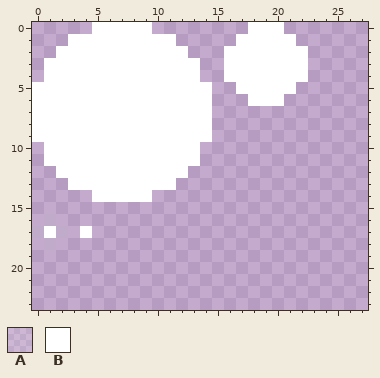
Two states of a pixel-art file, res/atlas/tiles.aseprite. The first picture shows the starting point.
256x256 pixels, 1 frame. Pixels under 10% opacity are left out. Colours within 5 levels of each other are drawn and written as one. Shown: x 0..27, y 0..23.
Palette (. is transparent): A #ffffff27  B #ffffff
Pixels before, first column x 0:
 0 .....BBBBB........BBB..
 1 ...BBBBBBBBB.....BBBBB.
 2 ..BBBBBBBBBBB...BBBBBBB
 3 .BBBBBBBBBBBBB..BBBBBBB
 4 .BBBBBBBBBBBBB..BBBBBBB
 5 BBBBBBBBBBBBBBB..BBBBB.
 6 BBBBBBBBBBBBBBB...BBB..
 7 BBBBBBBBBBBBBBB........
 8 BBBBBBBBBBBBBBB........
 9 BBBBBBBBBBBBBBB........
10 .BBBBBBBBBBBBB.........
11 .BBBBBBBBBBBBB.........
12 ..BBBBBBBBBBB..........
13 ...BBBBBBBBB...........
14 .....BBBBB.............
15 .......................
16 .A.....................
17 ABA.B..................
18 .A.....................
Once edited:
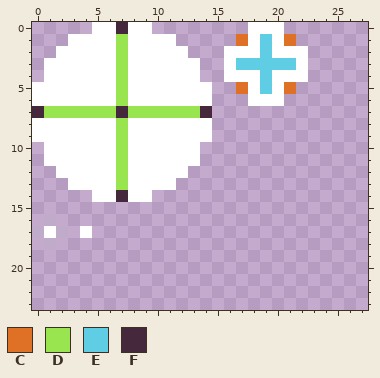
Colours new in this view: C #df7126  D #99e550  E #5fcde4  F #45283c
Change:
Colour B becomes colour C in row 1 at x 17 and 21; in row 5 at x 17 and 21.
Colour B becomes colour D in rows 1 to 6 at x 7; in row 7 at x 1 to 6 and 8 to 13; in rows 8 to 13 at x 7.
Colour B becomes colour E in rows 1 to 2 at x 19; in row 3 at x 17 to 21; in rows 4 to 5 at x 19.
Colour B becomes colour F in row 0 at x 7; in row 7 at x 0, 7 and 14; in row 14 at x 7.
Pixel boxes of the changes (left, top, right, bottom) in both pictures:
changed: (32, 22, 296, 202)
